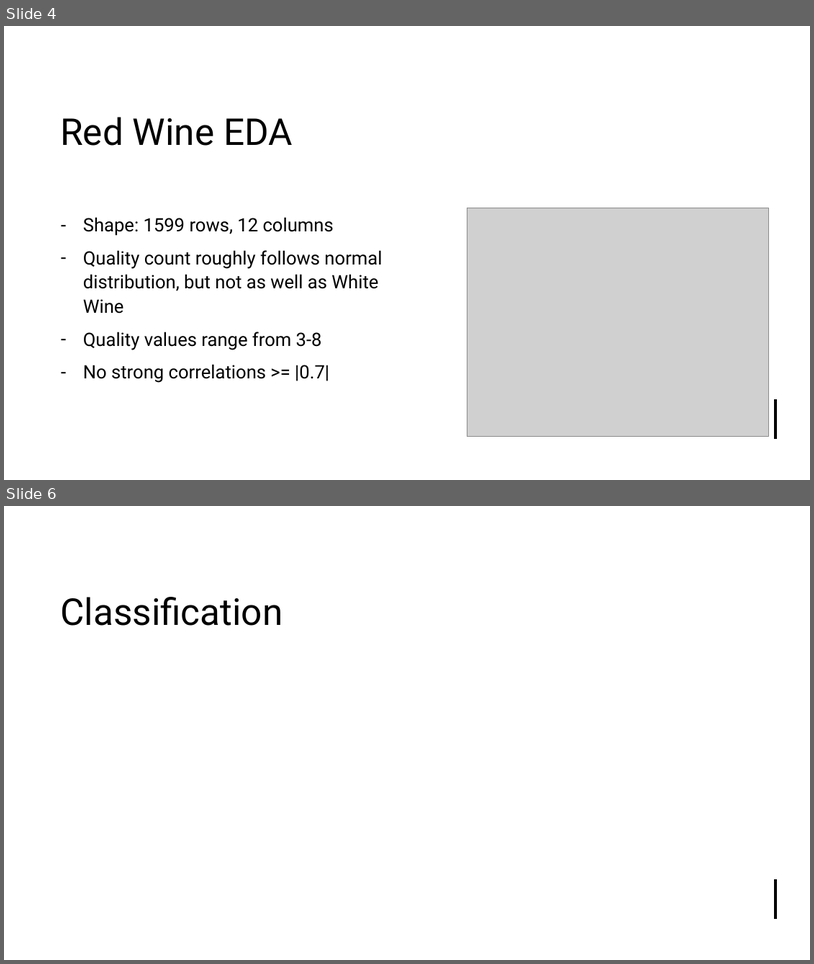
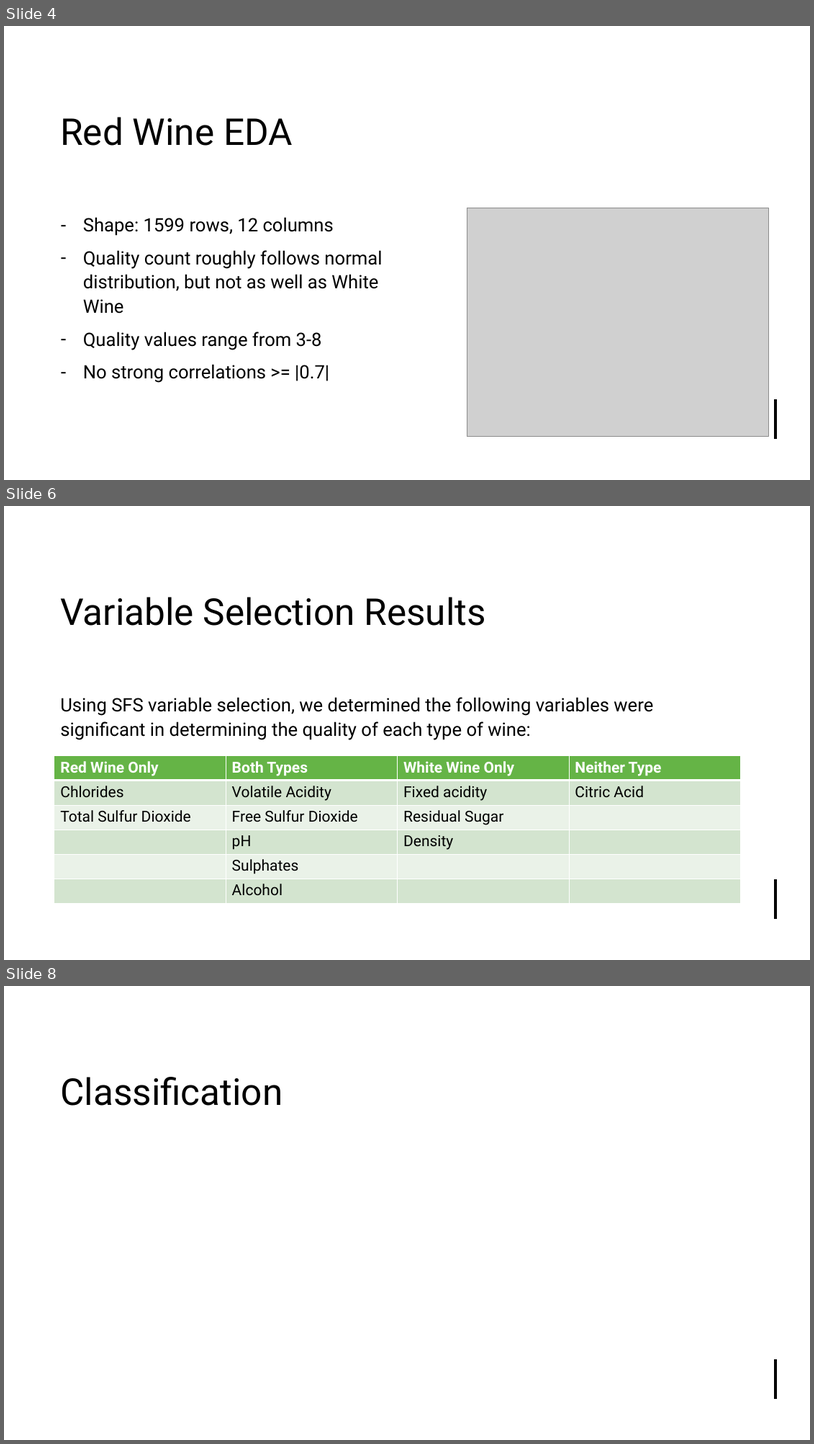
Before and after one commit to Mystaex/CSE4334-Project-Wine, a slide deck: wine_presentation.pptx. Shown one above the other, each under a label of ours: slides 4 and 6 before the commit, slides 4, 6 and 8 after it; the slides between them are not shown. The pictures are 814x964 and 814x1444 pixels, drawn with LibreOffice and Linux fonts; fonts in the diff are those of the drawing; grey boxes stand for pictures. Boxes give left, top, right and bottom in pixels: in the first picture for what was removed or moved away, otherwise in the second. Text is boxed around its words. In the diff, an @@ line names an element or a change of style, - is before the commit and + after.

```diff
--- a/wine_presentation.pptx
+++ b/wine_presentation.pptx
@@ slide 6 added at box(4, 506, 810, 960), background #FFFFFF; not listed: 3 template elements that a slide beside it also shows @@
@@ title added at box(60, 597, 486, 626), 44 pt, text #000000 @@
+Variable Selection Results
@@ text added at box(60, 697, 653, 740), 22 pt, text #000000 @@
+Using SFS variable selection, we determined the following variables were significant in determining the quality of each type of wine:
@@ table added at box(54, 756, 741, 903), 6 rows, 4 columns @@
+Red Wine Only | Both Types | White Wine Only | Neither Type
+Chlorides | Volatile Acidity | Fixed acidity | Citric Acid
+Total Sulfur Dioxide | Free Sulfur Dioxide | Residual Sugar | 
+ | pH | Density | 
+ | Sulphates |  | 
+ | Alcohol |  | 
@@ what was slide 6 is now slide 8 @@
```
Also in this commit, not shown: 2 other slides added, 1 slide removed.
